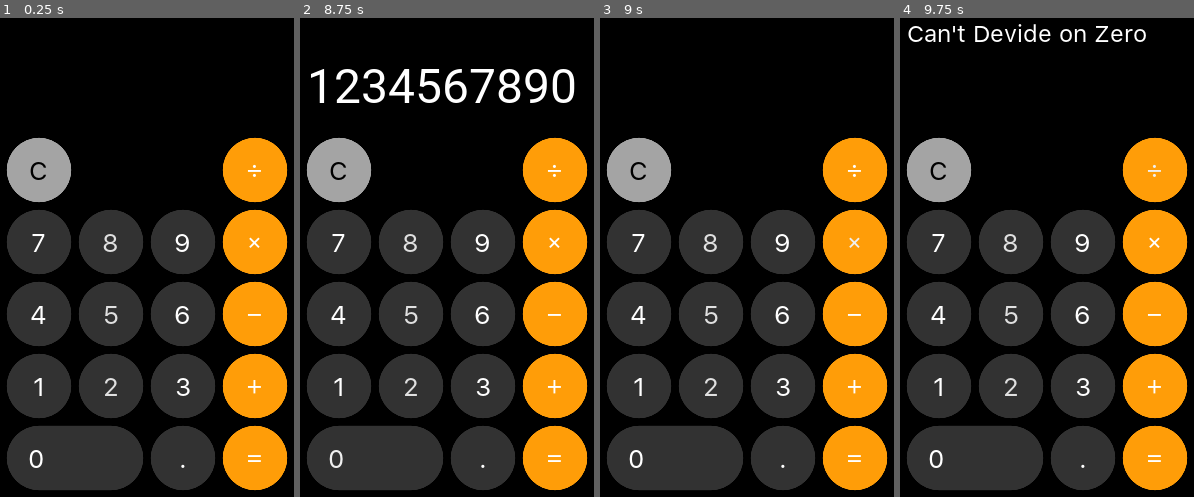
Above: before the commit, frames 1-4 (left to right).
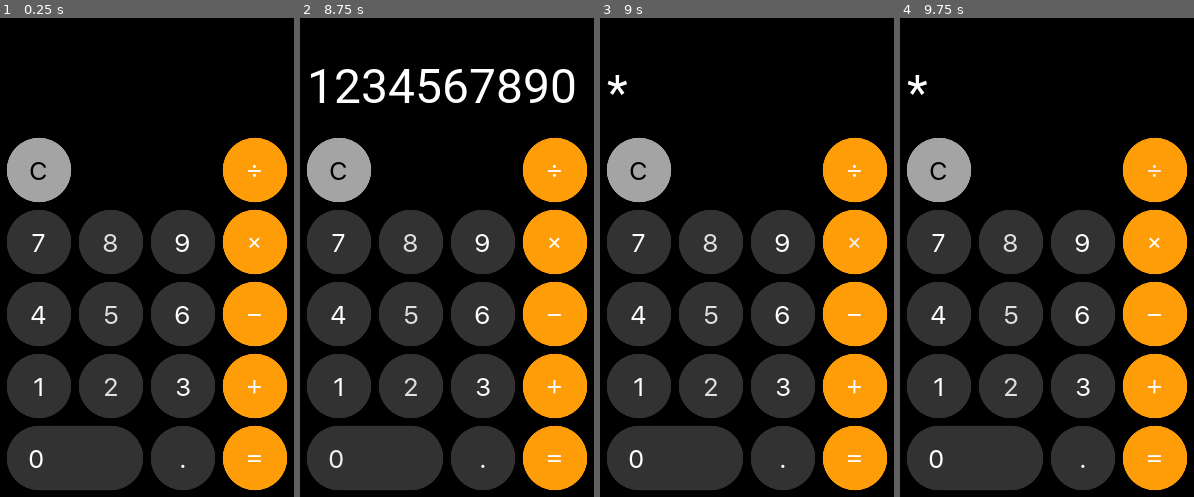
Above: after the commit, the same moments.

Repository: ITZProGamerDieYT/GodotCalculator
Game: Godot game, scene res://Calculator.tscn
The game is run twice, just before and just after one commit, with the same random seed, the same clock (stepped at 60 frames per second) and the same inputs.
Inputs:
- Up to frame 1 (0.25 s): no input
- Up to frame 2 (8.75 s): click "C" at 0.5 s; click "1" at 1.25 s; click "2" at 2 s; click "3" at 2.75 s; click "4" at 3.5 s; click "5" at 4.25 s; click "6" at 5 s; click "7" at 5.75 s; click "8" at 6.5 s; click "9" at 7.25 s; click "0" at 8 s
- Up to frame 3 (9 s): click "×" at 8.75 s
- Up to frame 4 (9.75 s): click "÷" at 9.5 s

Frames 1-2 are identical in both runs. In frame 3, 0.1% of the frame differs, in the area x 2-10%, y 11-17%; in frame 4, 1.1%, in the area x 2-84%, y 1-17%.

Commit message:
Fixed pretty much everything
did a rewrite for a lot of stuff and the code works in a different way now

Diff:
--- a/Calculator.gd
+++ b/Calculator.gd
@@ -1,150 +1,151 @@
 extends Control
 
-var first_number = null
-var second_number = null
 var result = 0
 var action = ""
+var can_type = false
+var dot = false
+var can_click = true
 onready var TextLabel = $Control/RichTextLabel
+var expression = Expression.new()
+
+func _ready():
+	pass
+
+func _process(_delta):
+	if $Control/RichTextLabel.text == "Null":
+		can_click = false
+		$Control/RichTextLabel2.text = "Cannot Devide on 0"
+		pass
 
 func _on_Delete_pressed():
-	first_number = null
-	second_number = null
 	TextLabel.text = ""
 	$Control/RichTextLabel2.text = ""
+	dot = false
+	can_type = false
+	can_click = true
 	pass # Replace with function body.
 
 func _on_1_pressed():
-	TextLabel.text = TextLabel.text + "1"
-	$Control/RichTextLabel2.text = ""
-	pass # Replace with function body.
+	if can_click == true:
+		TextLabel.text = TextLabel.text + "1"
+		$Control/RichTextLabel2.text = ""
+		can_type = true
+		pass # Replace with function body.
 
 
 func _on_2_pressed():
-	TextLabel.text = TextLabel.text + "2"
-	$Control/RichTextLabel2.text = ""
-	pass # Replace with function body.
+	if can_click == true:
+		TextLabel.text = TextLabel.text + "2"
+		$Control/RichTextLabel2.text = ""
+		can_type = true
+		pass # Replace with function body.
 
 
 func _on_3_pressed():
-	TextLabel.text = TextLabel.text + "3"
-	$Control/RichTextLabel2.text = ""
-	pass # Replace with function body.
+	if can_click == true:
+		TextLabel.text = TextLabel.text + "3"
+		$Control/RichTextLabel2.text = ""
+		can_type = true
+		pass # Replace with function body.
 
 func _on_4_pressed():
-	TextLabel.text = TextLabel.text + "4"
-	$Control/RichTextLabel2.text = ""
-	pass # Replace with function body.
+	if can_click == true:
+		TextLabel.text = TextLabel.text + "4"
+		$Control/RichTextLabel2.text = ""
+		can_type = true
+		pass # Replace with function body.
 
 func _on_5_pressed():
-	TextLabel.text = TextLabel.text + "5"
-	$Control/RichTextLabel2.text = ""
-	pass # Replace with function body.
+	if can_click == true:
+		TextLabel.text = TextLabel.text + "5"
+		$Control/RichTextLabel2.text = ""
+		can_type = true
+		pass # Replace with function body.
 
 func _on_6_pressed():
-	TextLabel.text = TextLabel.text + "6"
-	$Control/RichTextLabel2.text = ""
-	pass # Replace with function body.
+	if can_click == true:
+		TextLabel.text = TextLabel.text + "6"
+		$Control/RichTextLabel2.text = ""
+		can_type = true
+		pass # Replace with function body.
 
 func _on_7_pressed():
-	TextLabel.text = TextLabel.text + "7"
-	$Control/RichTextLabel2.text = ""
-	pass # Replace with function body.
+	if can_click == true:
+		TextLabel.text = TextLabel.text + "7"
+		$Control/RichTextLabel2.text = ""
+		can_type = true
+		pass # Replace with function body.
 
 
 func _on_8_pressed():
-	TextLabel.text = TextLabel.text + "8"
-	$Control/RichTextLabel2.text = ""
-	pass # Replace with function body.
+	if can_click == true:
+		TextLabel.text = TextLabel.text + "8"
+		$Control/RichTextLabel2.text = ""
+		can_type = true
+		pass # Replace with function body.
 
 
 func _on_9_pressed():
-	TextLabel.text = TextLabel.text + "9"
-	$Control/RichTextLabel2.text = ""
-	pass # Replace with function body.
+	if can_click == true:
+		TextLabel.text = TextLabel.text + "9"
+		$Control/RichTextLabel2.text = ""
+		can_type = true
+		pass # Replace with function body.
 
 func _on_0_pressed():
-	TextLabel.text = TextLabel.text + "0"
-	$Control/RichTextLabel2.text = ""
-	pass # Replace with function body.
+	if can_click == true:
+		TextLabel.text = TextLabel.text + "0"
+		$Control/RichTextLabel2.text = ""
+		can_type = true
+		pass # Replace with function body.
 
 func _on_plus_pressed():
-	action = "add"
-	if first_number == null:
-		first_number  = float(TextLabel.text)
-		TextLabel.text = ""
-	else:
-		second_number = float(TextLabel.text)
-		do_actions(action)
-	TextLabel.text = ""
-	pass
+	if can_type == true:
+		if can_click == true:
+			TextLabel.text = TextLabel.text + "+"
+			dot = false
+			can_type = false
+			pass
 
 func _on_minus_pressed():
-	action = "subtract"
-	if first_number == null:
-		first_number  = float(TextLabel.text)
-		TextLabel.text = ""
-	else:
-		second_number = float(TextLabel.text)
-		do_actions(action)
-	TextLabel.text = ""
-	pass
+	if can_type == true:
+		if can_click == true:
+			TextLabel.text = TextLabel.text + "-"
+			dot = false
+			can_type = false
+			pass
 
 func _on_multiply_pressed():
-	action = "multiply"
-	if first_number == null:
-		first_number  = float(TextLabel.text)
-		TextLabel.text = ""
-	else:
-		second_number = float(TextLabel.text)
-		do_actions(action)
-	TextLabel.text = ""
-	pass
+	if can_type == true:
+		if can_click == true:
+			TextLabel.text = TextLabel.text + "*"
+			dot = false
+			can_type = false
+			pass
 
 func _on_divide_pressed():
-	action = "divide"
-	if first_number == null:
-		first_number  = float(TextLabel.text)
-		TextLabel.text = ""
-	else:
-		second_number = float(TextLabel.text)
-		do_actions(action)
-	TextLabel.text = ""
-	pass
+	if can_type == true:
+		if can_click == true:
+			TextLabel.text = TextLabel.text + "/"
+			dot = false
+			can_type = false
+			pass
 
 func _on_dot_pressed():
-	var dot = false
-	for i in TextLabel.text:
-		if i == ".":
+	if dot == false:
+		if can_click == true:
+			$Control/RichTextLabel.text = $Control/RichTextLabel.text + "."
 			dot = true
-	if !dot:
-		$Control/RichTextLabel.text = $Control/RichTextLabel.text + "."
-	$Control/RichTextLabel2.text = ""
-	pass # Replace with function body.
+			pass # Replace with function body.
 
 func _on_result_pressed():
-	do_actions(action)
-
-func do_actions(action_type):
-	if second_number == null:
-		second_number = float(TextLabel.text)
-	if first_number != null:
-		match action_type:
-			"add":
-				result = first_number + second_number
-				TextLabel.text = str(result)
-			"subtract":
-				result = first_number - second_number
-				TextLabel.text = str(result)
-			"multiply":
-				result = first_number * second_number
-				TextLabel.text = str(result)
-			"divide":
-				if second_number != 0:
-					result = first_number / second_number
-					TextLabel.text = str(result)
-				else:
-					$Control/RichTextLabel2.text = "Can't Devide on Zero"
-					first_number = null
-					second_number = null
-	first_number = null
-	second_number = null
+	if can_type == true:
+		if can_click == true:
+			expression.parse($Control/RichTextLabel.text)
+			result = expression.execute()
+			$Control/RichTextLabel.text = str(result)
+			if "." in str(result):
+				dot = true
+			else:
+				dot = false
+			pass
--- a/Calculator.tscn
+++ b/Calculator.tscn
@@ -464,6 +464,7 @@
 __meta__ = {
 "_edit_use_anchors_": false
 }
+
 [connection signal="pressed" from="Control/Delete" to="." method="_on_Delete_pressed"]
 [connection signal="pressed" from="Control/1" to="." method="_on_1_pressed"]
 [connection signal="pressed" from="Control/2" to="." method="_on_2_pressed"]
--- a/project.godot
+++ b/project.godot
@@ -10,7 +10,6 @@
 
 _global_script_classes=[  ]
 _global_script_class_icons={
-
 }
 
 [application]
Not shown, changed: export_presets.cfg
